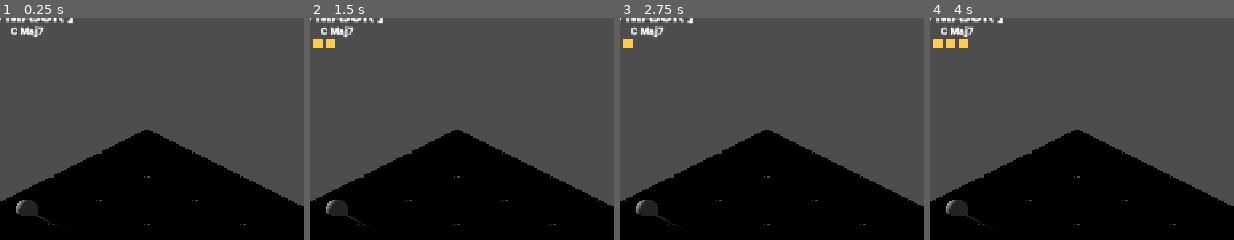
Above: before the commit, frames 1-4 (left to right).
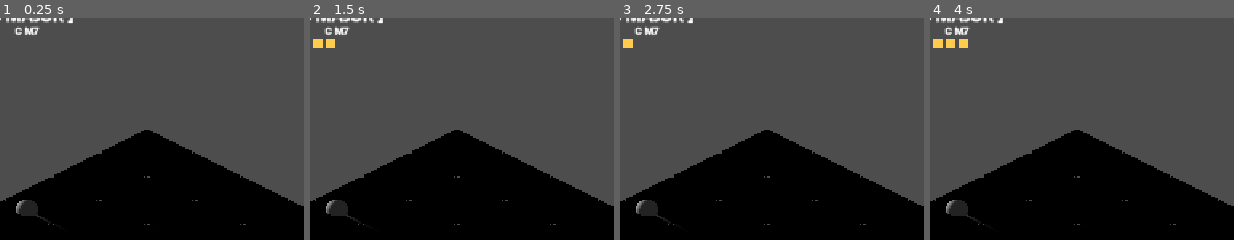
Above: after the commit, the same moments.

Repository: fruitshoo/eartrainer
Game: Godot game, scene res://scenes/main/main.tscn
Two runs of this game, one before a commit and one after it. Both use one fixed random seed, a clock stepped at 60 frames per second and the inputs below. The project has no main scene, so this scene is started directly.
Inputs:
- Up to frame 1 (0.25 s): no input
- Up to frame 2 (1.5 s): click "Play" at 0.5 s; click "slot 1" at 1.25 s
- Up to frame 3 (2.75 s): click "slot 2" at 2 s
- Up to frame 4 (4 s): click "slot 3" at 2.75 s; click "slot 4" at 3.5 s
The pictures show only the part of the screen within x 30-80%, y 4-54%; the shares and areas given below are measured in that part.

The runs differ from the first frame. In frame 1, 0.3% of the frame differs, in the area x 3-15%, y 3-9%; in frame 2, 0.3%; in frame 3, 0.3%; in frame 4, 0.3%.
Error in both runs: Invalid access to property or key 'last_string' on a base object of type 'Nil'. (res://scenes/player/player.gd:30)

Commit message:
feat: implement enharmonic spelling and jazz chord notation

Diff:
--- a/core/game_manager.gd
+++ b/core/game_manager.gd
@@ -47,7 +47,7 @@
 		current_chord_root = value
 		settings_changed.emit()
 
-var current_chord_type: String = "Maj7":
+var current_chord_type: String = "M7":
 	set(value):
 		current_chord_type = value
 		settings_changed.emit()
@@ -100,14 +100,15 @@
 
 ## 음 이름 반환 (노테이션 모드에 따라)
 func get_note_label(midi_note: int) -> String:
-	var pitch_class := midi_note % 12
-	# [수정] := 대신 : String = 을 사용하여 타입을 명시합니다.
-	var fixed_name: String = MusicTheory.NOTE_NAMES_CDE[pitch_class]
+	var use_flats := MusicTheory.should_use_flats(current_key, current_mode)
 
+	# 1. CDE 표기 (Fixed)
+	var fixed_name: String = MusicTheory.get_note_name(midi_note, use_flats)
+
+	# 2. DoReMi 표기 (Relative)
 	var relative := (midi_note - current_key) % 12
 	if relative < 0: relative += 12
-	# [수정] 여기도 타입을 명시합니다.
-	var movable_name: String = MusicTheory.NOTE_NAMES_DOREMI[relative]
+	var movable_name: String = MusicTheory.get_doremi_name(relative, use_flats)
 
 	match current_notation:
 		MusicTheory.NotationMode.CDE:
--- a/core/music_theory.gd
+++ b/core/music_theory.gd
@@ -11,8 +11,12 @@
 # ============================================================
 # CONSTANTS - 음이름
 # ============================================================
-const NOTE_NAMES_CDE: Array[String] = ["C", "C#", "D", "D#", "E", "F", "F#", "G", "G#", "A", "A#", "B"]
-const NOTE_NAMES_DOREMI: Array[String] = ["도", "도#", "레", "레#", "미", "파", "파#", "솔", "솔#", "라", "라#", "시"]
+const NOTE_NAMES_SHARP: Array[String] = ["C", "C#", "D", "D#", "E", "F", "F#", "G", "G#", "A", "A#", "B"]
+const NOTE_NAMES_FLAT: Array[String] = ["C", "Db", "D", "Eb", "E", "F", "Gb", "G", "Ab", "A", "Bb", "B"]
+const NOTE_NAMES_CDE: Array[String] = NOTE_NAMES_SHARP
+const NOTE_NAMES_DOREMI_SHARP: Array[String] = ["도", "도#", "레", "레#", "미", "파", "파#", "솔", "솔#", "라", "라#", "시"]
+const NOTE_NAMES_DOREMI_FLAT: Array[String] = ["도", "레b", "레", "미b", "미", "파", "솔b", "솔", "라b", "라", "시b", "시"]
+const NOTE_NAMES_DOREMI: Array[String] = NOTE_NAMES_DOREMI_SHARP
 
 # ============================================================
 # CONSTANTS - 스케일 & 코드
@@ -23,8 +27,8 @@
 }
 
 const CHORD_INTERVALS := {
-	"Maj7": [0, 4, 7, 11],
-	"Dom7": [0, 4, 7, 10],
+	"M7": [0, 4, 7, 11],
+	"7": [0, 4, 7, 10],
 	"m7": [0, 3, 7, 10],
 	"m7b5": [0, 3, 6, 10]
 }
@@ -39,22 +43,22 @@
 # ============================================================
 const DIATONIC_MAP := {
 	ScaleMode.MAJOR: {
-		KEY_1: [0, "Maj7", "I"],
+		KEY_1: [0, "M7", "I"],
 		KEY_2: [2, "m7", "ii"],
 		KEY_3: [4, "m7", "iii"],
-		KEY_4: [5, "Maj7", "IV"],
-		KEY_5: [7, "Dom7", "V"],
+		KEY_4: [5, "M7", "IV"],
+		KEY_5: [7, "7", "V"],
 		KEY_6: [9, "m7", "vi"],
 		KEY_7: [11, "m7b5", "vii°"]
 	},
 	ScaleMode.MINOR: {
 		KEY_1: [0, "m7", "i"],
 		KEY_2: [2, "m7b5", "ii°"],
-		KEY_3: [3, "Maj7", "bIII"],
+		KEY_3: [3, "M7", "bIII"],
 		KEY_4: [5, "m7", "iv"],
 		KEY_5: [7, "m7", "v"],
-		KEY_6: [8, "Maj7", "bVI"],
-		KEY_7: [10, "Dom7", "bVII"]
+		KEY_6: [8, "M7", "bVI"],
+		KEY_7: [10, "7", "bVII"]
 	}
 }
 
@@ -77,22 +81,50 @@
 # ============================================================
 const VOICING_SHAPES := {
 	"6th_string": {
-		"Maj7": [[0, 0], [2, 1], [3, 1], [4, 0]],
-		"Dom7": [[0, 0], [2, 0], [3, 1], [4, 0]],
+		"M7": [[0, 0], [2, 1], [3, 1], [4, 0]],
+		"7": [[0, 0], [2, 0], [3, 1], [4, 0]],
 		"m7": [[0, 0], [2, 0], [3, 0], [4, 0]],
 		"m7b5": [[0, 0], [2, 0], [3, 0], [4, -1]]
 	},
 	"5th_string": {
-		"Maj7": [[0, 0], [1, 2], [2, 1], [3, 2]],
-		"Dom7": [[0, 0], [1, 2], [2, 0], [3, 2]],
+		"M7": [[0, 0], [1, 2], [2, 1], [3, 2]],
+		"7": [[0, 0], [1, 2], [2, 0], [3, 2]],
 		"m7": [[0, 0], [1, 2], [2, 0], [3, 1]],
 		"m7b5": [[0, 0], [1, 1], [2, 0], [3, 1]]
 	}
 }
 
 # ============================================================
-# STATIC FUNCTIONS - 스케일 & 코드 판별
-# ============================================================
+# STATIC FUNCTIONS - 음이름 & 표기법
+# ============================================================
+
+## 현재 키/모드에 따라 Flat 표기를 사용할지 결정
+static func should_use_flats(key_root: int, mode: ScaleMode) -> bool:
+	var root_index := key_root % 12
+	if mode == ScaleMode.MAJOR:
+		# F(5), Bb(10), Eb(3), Ab(8), Db(1), Gb(6) Major -> Flat
+		return root_index in [1, 3, 5, 6, 8, 10]
+	else:
+		# C(0), D(2), Eb(3), F(5), G(7), Bb(10) Minor -> Flat
+		# (Note: Minor keys relative to Major flat keys)
+		return root_index in [0, 2, 3, 5, 7, 10]
+
+## MIDI 노트 번호에 해당하는 음이름 반환 (Flat/Sharp 자동 처리)
+static func get_note_name(midi_note: int, use_flats: bool = false) -> String:
+	var index := midi_note % 12
+	if use_flats:
+		return NOTE_NAMES_FLAT[index]
+	return NOTE_NAMES_SHARP[index]
+
+## DoReMi 표기법 반환 (Flat/Sharp 자동 처리)
+static func get_doremi_name(relative_note: int, use_flats: bool = false) -> String:
+	var index := relative_note % 12
+	# 음수 인덱스 처리
+	if index < 0: index += 12
+
+	if use_flats:
+		return NOTE_NAMES_DOREMI_FLAT[index]
+	return NOTE_NAMES_DOREMI_SHARP[index]
 
 ## 해당 음이 스케일에 포함되는지 확인
 static func is_in_scale(midi_note: int, key_root: int, mode: ScaleMode) -> bool:
@@ -124,18 +156,18 @@
 	for key_code in DIATONIC_MAP[mode]:
 		var data: Array = DIATONIC_MAP[mode][key_code]
 		if data[0] == interval:
-			return data[1] # "Maj7", "m7" 등
-
-	return "Maj7" # 크로매틱 음에 대한 기본값
+			return data[1] # "M7", "m7" 등
+
+	return "M7" # 크로매틱 음에 대한 기본값
 
 ## Maj7 ↔ m7 토글 (Alt 키용)
 static func toggle_quality(current_type: String) -> String:
 	match current_type:
-		"Maj7": return "m7"
-		"m7": return "Maj7"
-		"Dom7": return "m7"
+		"M7": return "m7"
+		"m7": return "M7"
+		"7": return "m7"
 		"m7b5": return "m7"
-		_: return "Maj7"
+		_: return "M7"
 
 # ============================================================
 # STATIC FUNCTIONS - 도수 레이블
--- a/core/progression_manager.gd
+++ b/core/progression_manager.gd
@@ -58,7 +58,7 @@
 
 	# 2. 보조키 수정자 적용
 	if is_shift:
-		chord_type = "Dom7"
+		chord_type = "7"
 	elif is_alt:
 		chord_type = MusicTheory.toggle_quality(chord_type)
 
